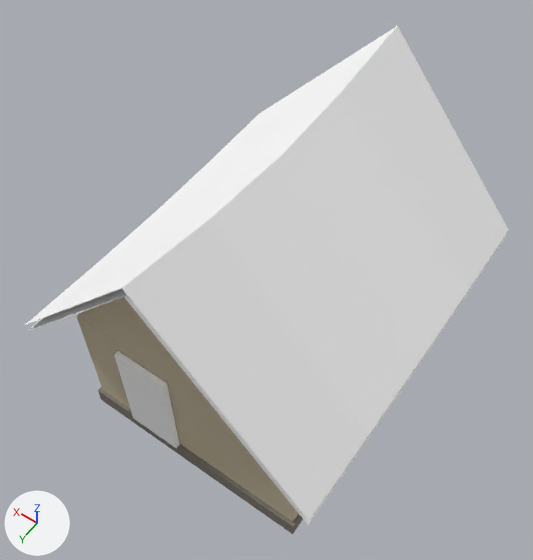
A saved change to the glTF model kingdom/assets/generated/town_small/house_hovel_a_lod1.glb.
Camera for both pictures: a 50 mm camera at (-3.66, 5.42, 10.49) aimed at (0.06, 0.21, 2.31). The lights are fixed; the arrows at lower left show +X, +Y and +Z. The first picture is the older version. Vertices at exactly the same position are counted once.

Objects in the first picture: 'house_hovel_a_lod1'.
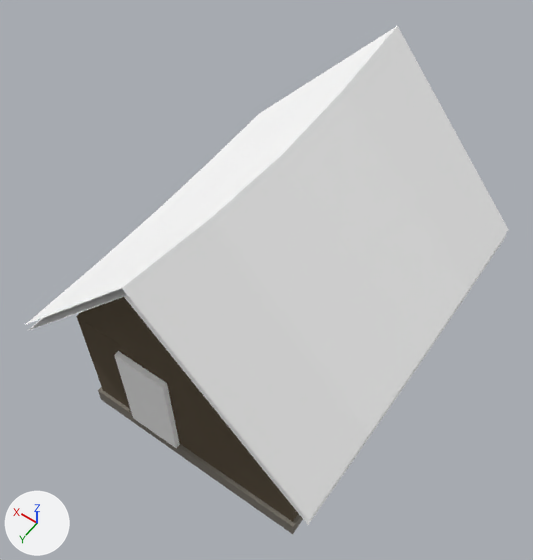
Pixel boxes [x1, y1, x2, y2] of what changed, in the pictures (533 x 560 px):
part 1 of me_house_hovel_a_lod1, recoloured (beige to brown)
    both: [76, 297, 299, 522]

Diff of the bpy script that builds the scene:
```diff
--- a/kingdom/assets/generated/town_small/house_hovel_a_lod1.glb.py
+++ b/kingdom/assets/generated/town_small/house_hovel_a_lod1.glb.py
@@ me_house_hovel_a_lod1 @@
 me_house_hovel_a_lod1.from_pydata(...)  # 84 vertices, 106 faces; spans x -2.3..2.3, y -2.7..2.7, z 0.0..4.82
 # used by ob_house_hovel_a_lod1; location = (0.0, 0.0, 0.0)
+# me_house_hovel_a_lod1 part 1: 14 faces centred in x -1.8..1.8, y -2.2..2.2, z 0.29..3.09 are repainted in the vertex colours; the middle colour goes from beige #ccbfa3 to brown #5c4f3b
 me_house_hovel_a_lod1.materials.append(mat_tk_plaster)
```
